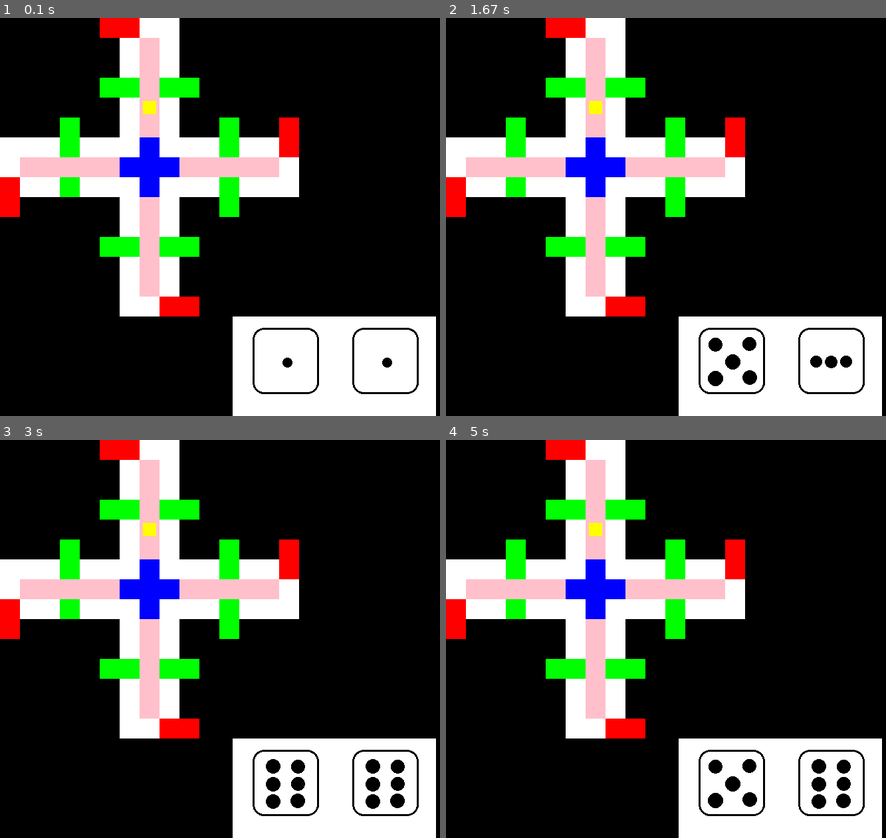
Above: before the commit, frames 1-4 (two rows, left to right).
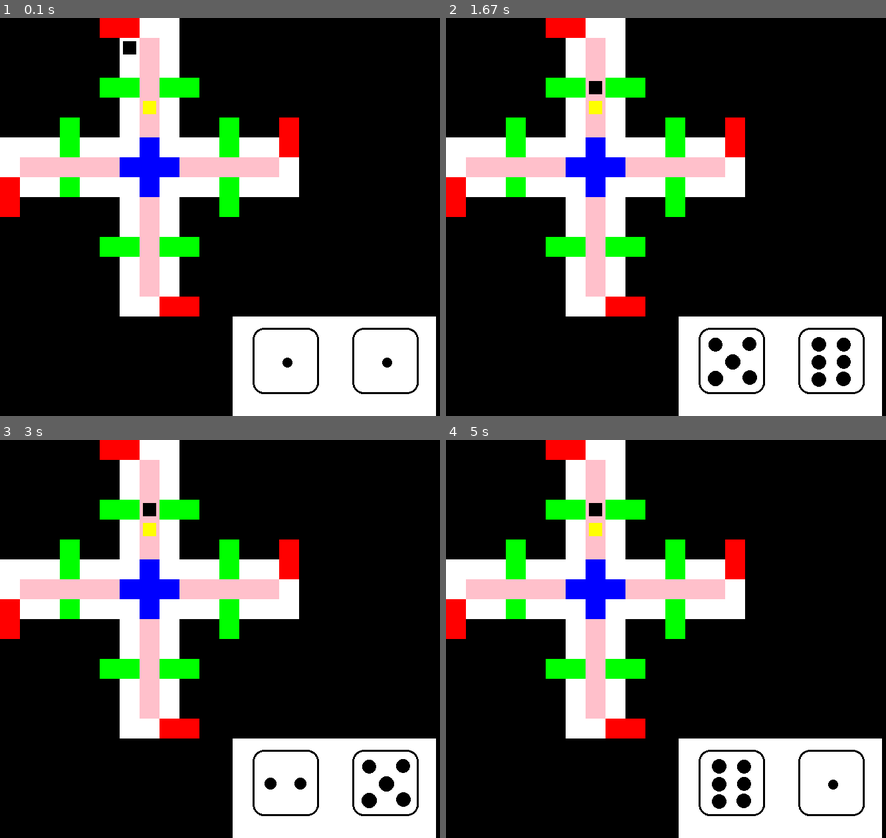
Above: after the commit, the same moments.

Repository: ybf1/Racoon-PyGame-
Game: pygame game, started from main.py
Same seed, same stepped clock (60 frames per second), same inputs: the game is played once before the commit and once after it.
Inputs (mouse positions are in pixels of both pictures, inside the frame that each line leads up to):
- Up to frame 1 (0.1 s): no input
- Up to frame 2 (1.67 s): tap Space at 0.33, 1.4 s; click (573, 49) at 0.72 s; click (617, 65) at 1.05 s
- Up to frame 3 (3 s): tap Space at 1.7, 1.9, 2.23, 2.53, 2.73 s
- Up to frame 4 (5 s): tap Space at 3.03, 3.3, 3.63, 3.93, 4.07, 4.47, 4.77 s

The runs differ from the first frame. In frame 1, 0.1% of the frame differs, in the area x 27-31%, y 5-10%; in frame 2, 0.6%; in frame 3, 1.1%; in frame 4, 1.3%, in the area x 32-92%, y 15-93%.

Commit message:
фишки перемещаются на количество клеток, выпавшее на кубиках

Diff:
--- a/main.py
+++ b/main.py
@@ -32,15 +32,18 @@
               5: "dice5",
               6: "dice6"}
 
-    def __init__(self, x, y):
+    def __init__(self, x, y, num):
         super().__init__()
         self.image = pygame.image.load("dice1.png")
         self.rect = self.image.get_rect()
         self.rect.x = x
         self.rect.y = y
+        self.num = num
 
     def change_image(self):
-        self.image = pygame.image.load(f"dice{random.randint(1, 6)}.png")
+        res = random.randint(1, 6)
+        dice_values[self.num] = res
+        self.image = pygame.image.load(f"dice{res}.png")
 
 
 class Chip(pygame.sprite.Sprite):
@@ -65,12 +68,16 @@
     load_field()
 
     chip = Chip("yellow", 17)
+    chip2 = Chip("black", 5)
+    chips = [chip2, chip]
     all_sprites.add(chip)
+    all_sprites.add(chip2)
 
-    dice1 = Dice(350, 450)
-    dice2 = Dice(500, 450)
+    dice1 = Dice(350, 450, 0)
+    dice2 = Dice(500, 450, 1)
     all_sprites.add(dice1)
     all_sprites.add(dice2)
+    dice_values = [0, 0]
 
     running = True
     while running:
@@ -80,11 +87,23 @@
             if event.type == pygame.KEYDOWN and event.key == pygame.K_SPACE:
                 dice1.change_image()
                 dice2.change_image()
+            if event.type == pygame.MOUSEBUTTONDOWN:
+                if event.button == 1:
+                    for chip in chips:
+                        if chip.rect.collidepoint(event.pos):
+                            if dice_values[0]:
+                                chip.cell_number += dice_values[0]
+                                dice_values[0] = 0
+                            else:
+                                chip.cell_number += dice_values[1]
+                                dice_values[1] = 0
 
-        for cell in cells:
-            if cell.number == chip.cell_number:
-                chip.rect.x = cell.rect.x + 5
-                chip.rect.y = cell.rect.y + 5
+
+        for chip in chips:
+            for cell in cells:
+                if cell.number == chip.cell_number:
+                    chip.rect.x = cell.rect.x + 5
+                    chip.rect.y = cell.rect.y + 5
 
 
 
